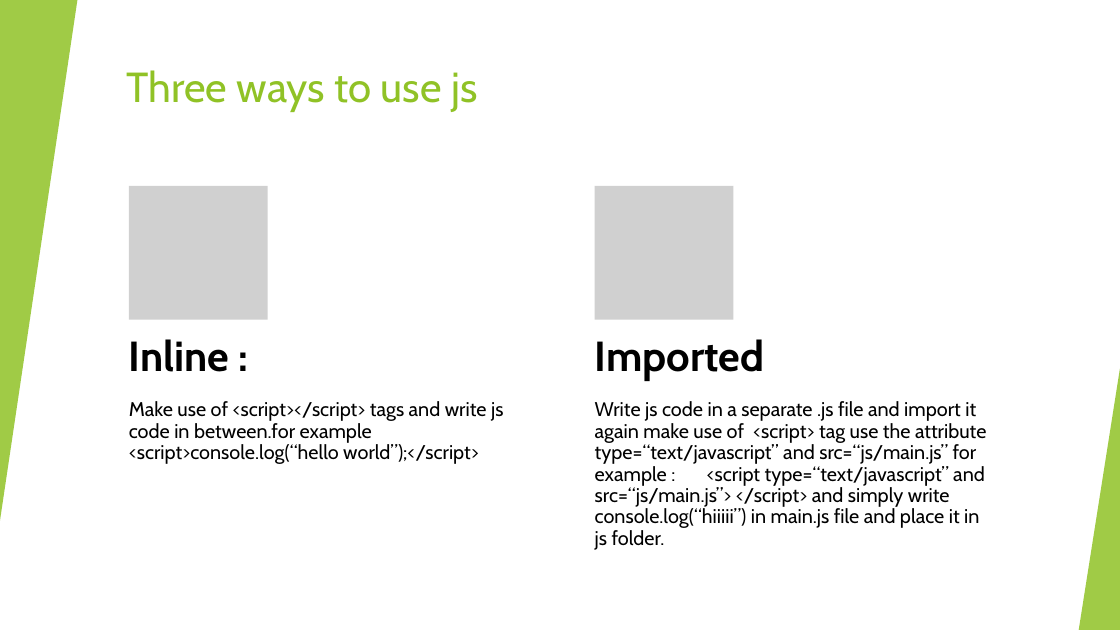
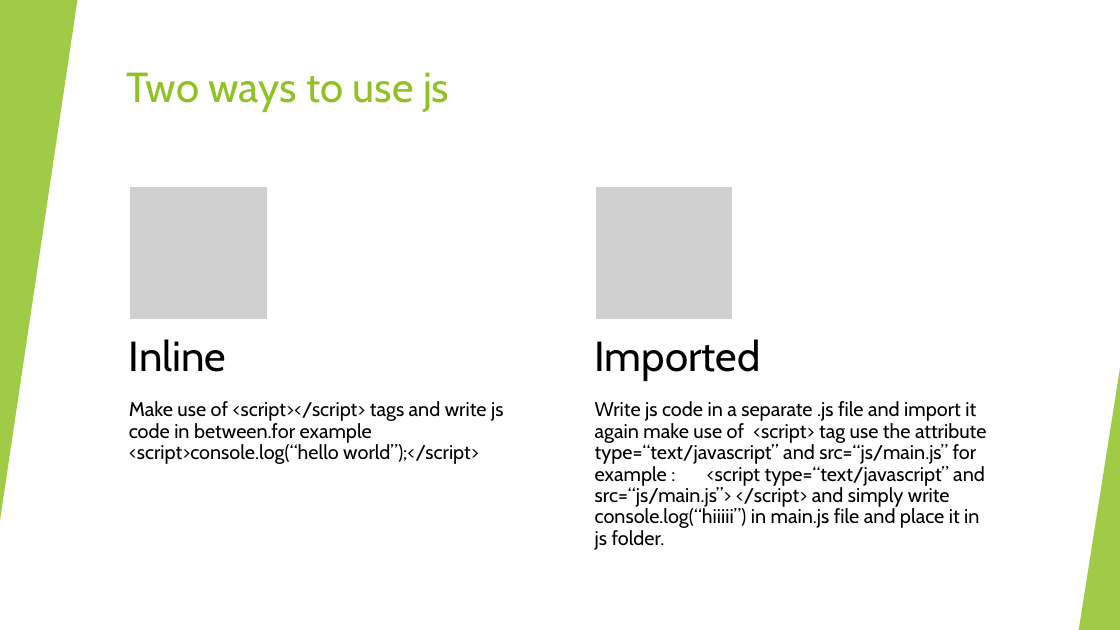
Before and after one commit to rudhrainfogain/JavaScript, a slide deck: slide 2 of PPT/JavaScriptTraining.pptx. Drawn at 1120x630 pixels with LibreOffice and Linux fonts; fonts in the diff are those of the drawing; grey boxes stand for pictures. Boxes give left, top, right and bottom in pixels: in the first picture for what was removed or moved away, otherwise in the second. Text is boxed around its words. In the diff, an @@ line names an element or a change of style, - is before the commit and + after.

```diff
--- a/PPT/JavaScriptTraining.pptx
+++ b/PPT/JavaScriptTraining.pptx
@@ title at (x1=127, y1=72, x2=449, y2=112): text changed @@
-Three ways to use js
+Two ways to use js
@@ text at (x1=129, y1=339, x2=227, y2=372): text changed; bold off @@
-Inline :
+Inline
@@ text "Imported" at (x1=595, y1=339, x2=761, y2=381): bold off @@
```
Also in this commit, not shown: 2 slides added, 2 other files.
